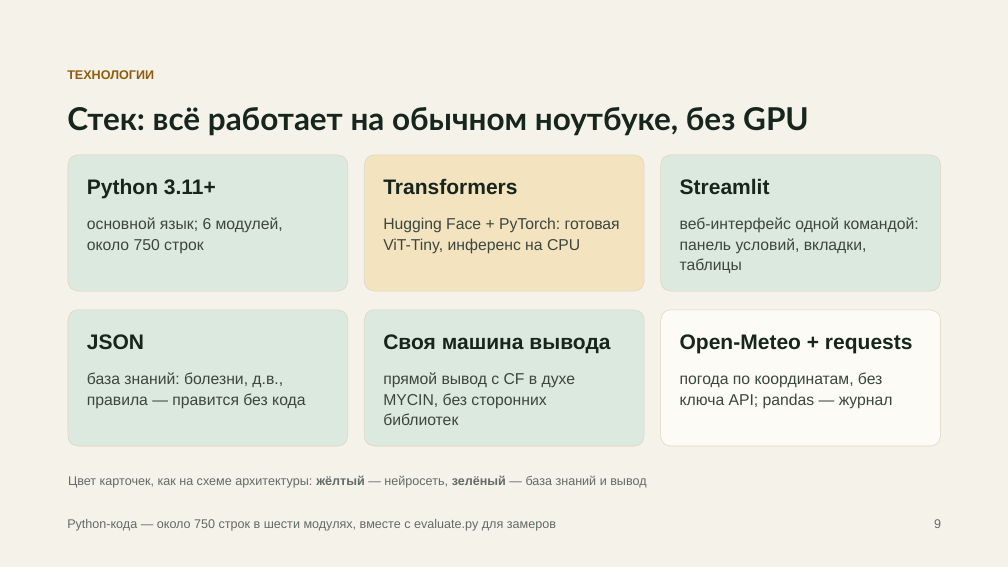
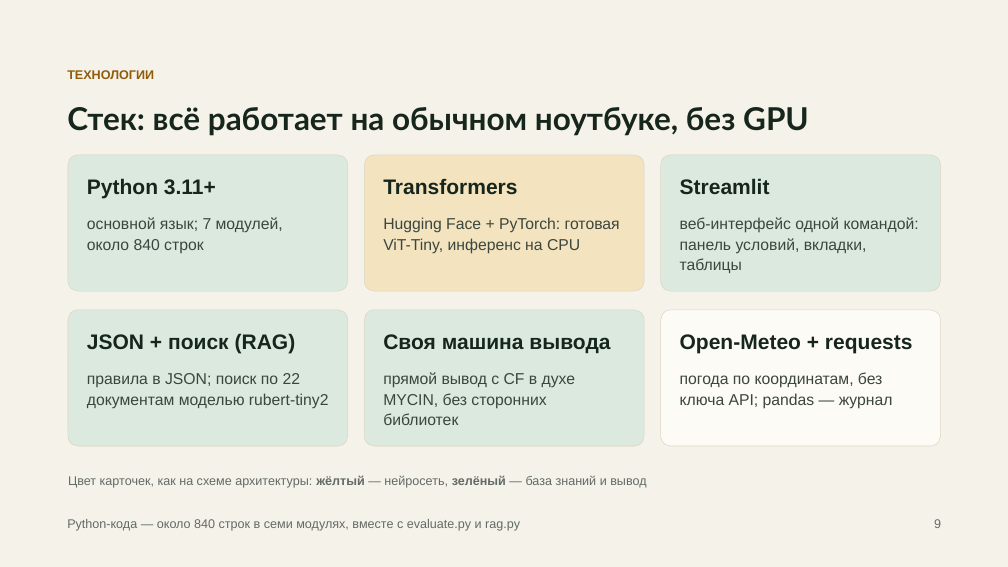
Before and after one commit to lenchikponchik/CaseChampion, a slide deck: slide 9 of presentation/defense.pptx. Drawn at 1008x567 pixels with LibreOffice and Linux fonts; fonts in the diff are those of the drawing. Boxes give left, top, right and bottom in pixels: in the first picture for what was removed or moved away, otherwise in the second. Text is boxed around its words. In the diff, an @@ line names an element or a change of style, - is before the commit and + after.

Commit message:
Поиск по документам (RAG)

```diff
--- a/presentation/defense.pptx
+++ b/presentation/defense.pptx
@@ text at <box>87,217,283,253</box>: text changed @@
-основной язык; 6 модулей, около 750 строк
+основной язык; 7 модулей, около 840 строк
@@ text at <box>87,333,296,354</box>: text changed @@
-JSON
+JSON + поиск (RAG)
@@ text at <box>87,373,329,408</box>: text changed @@
-база знаний: болезни, д.в., правила — правится без кода
+правила в JSON; поиск по 22 документам моделью rubert-tiny2
@@ text at <box>67,519,520,531</box>: text changed @@
-Python-кода — около 750 строк в шести модулях, вместе с evaluate.py для замеров
+Python-кода — около 840 строк в семи модулях, вместе с evaluate.py и rag.py
```
Also in this commit, not shown: 2 other slides changed, 32 other files.
